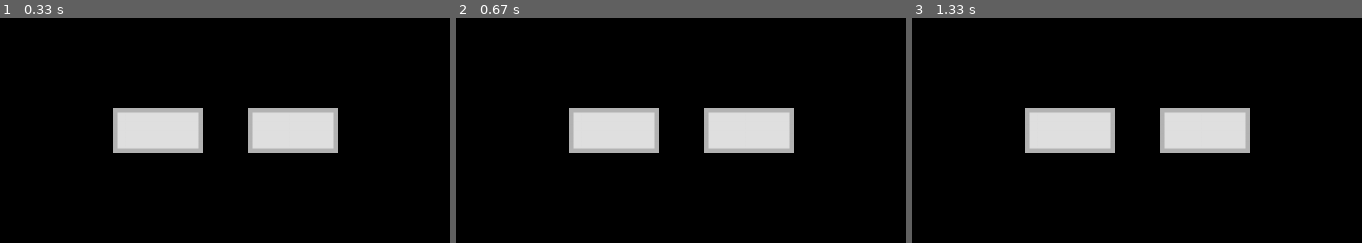
Above: before the commit, frames 1-3 (left to right).
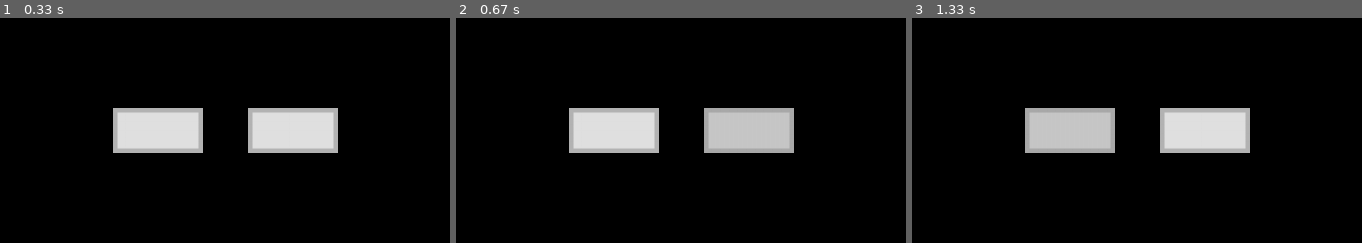
Above: after the commit, the same moments.

Repository: AlphaCraft9658/Merge-Box
Game: pygame game, started from Button System/main.py
The game is run twice, just before and just after one commit, with the same random seed, the same clock (stepped at 60 frames per second) and the same inputs.
Inputs (mouse positions are % of the whole screen's width and height, from its top left):
- Up to frame 1 (0.33 s): no input
- Up to frame 2 (0.67 s): click (50, 50) at 0.38 s
- Up to frame 3 (1.33 s): press the mouse at (55, 55) at 0.7 s; move the mouse to (35, 67) at 0.8 s; release the mouse at (15, 79) at 0.93 s; click (37, 57) at 1.05 s
The pictures show only the part of the screen within x 22-72%, y 30-80%; the shares and areas given below are measured in that part.

Frame 1 is identical in both runs. In frame 2, 2.7% of the frame differs, in the area x 56-74%, y 42-58%; in frame 3, 2.7%.

Commit message:
hover effect added

Diff:
--- a/Button System/main.py
+++ b/Button System/main.py
@@ -61,19 +61,23 @@
         self.text_size = text[2]
         self.text_font = text[3]
         self.clicked = False
+        self.hover = False
         self.rect = pygame.Rect(self.x, self.y, self.w, self.h)
         buttons.append(self)
 
     def render(self):
-        if not self.clicked:
-            pygame.draw.rect(screen, self.color, (self.x, self.y, self.w, self.h))
-            pygame.draw.rect(screen, self.border_color, (self.x, self.y, self.w, self.h), self.border_radius)
-        else:
+        if self.clicked:
             pygame.draw.rect(screen, self.click_color, (self.x, self.y, self.w, self.h))
             pygame.draw.rect(screen, self.border_click_color, (self.x, self.y, self.w, self.h), self.border_radius)
+        elif self.hover:
+            pygame.draw.rect(screen, self.hover_color, self.rect)
+            pygame.draw.rect(screen, self.border_hover_color, self.rect, self.border_radius)
+        else:
+            pygame.draw.rect(screen, self.color, self.rect)
+            pygame.draw.rect(screen, self.border_color, self.rect, self.border_radius)
 
 
-def button_click_check(ev):  # pass event of the event checking loop to function and put function into event loop
+def button_check(ev):  # pass event of the event checking loop to function and put function into event loop
     for b in buttons:
         if b.rect.collidepoint(pygame.mouse.get_pos()):
             if ev.type == pygame.MOUSEBUTTONDOWN and ev.button == 1:
@@ -83,6 +87,10 @@
                 b.clicked = False
         else:
             b.clicked = False
+        if b.rect.collidepoint(pygame.mouse.get_pos()):
+            b.hover = True
+        else:
+            b.hover = False
 
 
 def render_buttons():  # use somewhere after screen reset and before screen update
@@ -97,7 +105,7 @@
     for event in pygame.event.get():
         if event.type == pygame.QUIT:
             run = False
-        button_click_check(event)
+        button_check(event)
 
     screen.fill((0, 0, 0))
     render_buttons()
